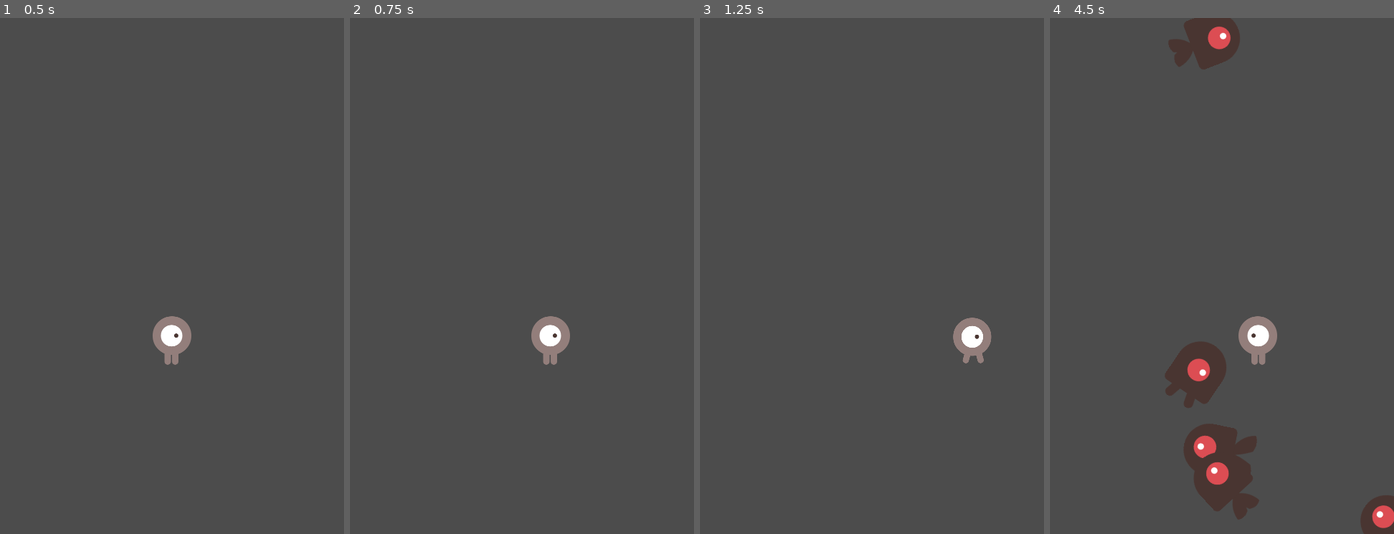
Above: before the commit, frames 1-4 (left to right).
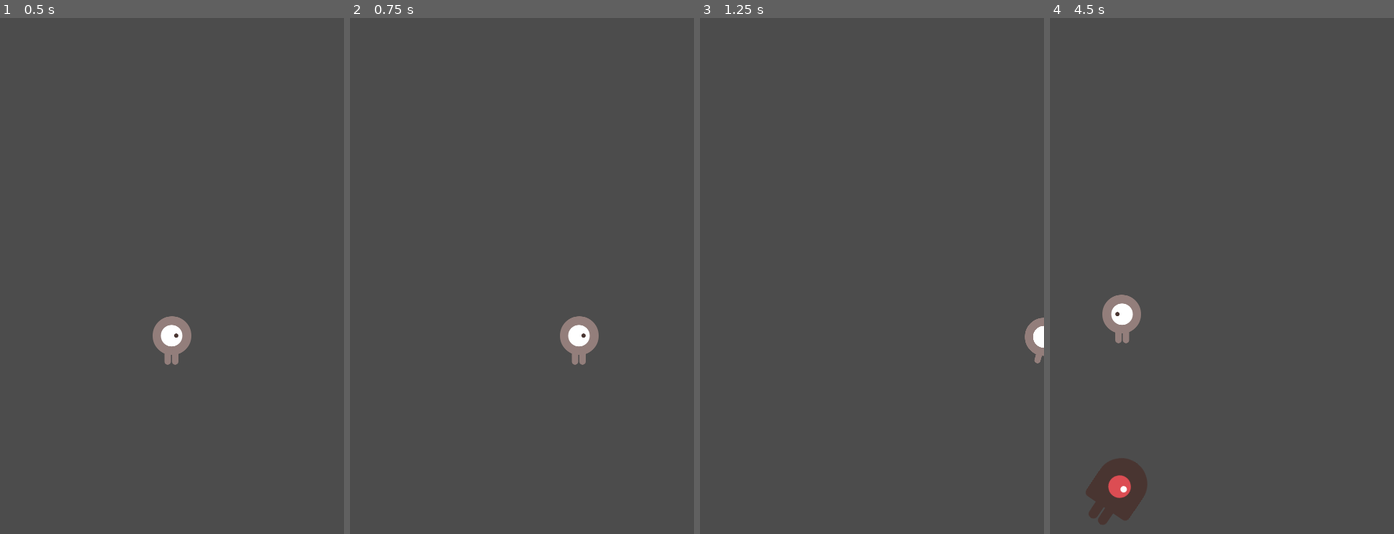
Above: after the commit, the same moments.

Repository: vibrunazo/godot-dodge
Game: Godot game, scene res://Main.tscn
Two runs of this game, one before a commit and one after it. Both use one fixed random seed, a clock stepped at 60 frames per second and the inputs below. The project has no main scene, so this scene is started directly.
Inputs:
- Up to frame 1 (0.5 s): no input
- Up to frame 2 (0.75 s): tap Enter at 0.5 s; hold Right (ui_right) from 0.53 s (still down)
- Up to frame 3 (1.25 s): keep holding Right (ui_right)
- Up to frame 4 (4.5 s): release Right (ui_right) at 1.28 s; hold Down (ui_down) 1.28-2.03 s; hold Right (ui_right) 2.03-2.78 s; hold Up (ui_up) 2.78-3.53 s; hold Left (ui_left) from 3.53 s (still down)

Frame 1 is identical in both runs. In frame 2, 1.3% of the frame differs, in the area x 52-73%, y 57-68%; in frame 3, 1.1%; in frame 4, 9.2%, in the area x 10-100%, y 0-100%.

Commit message:
adjust balance

Diff:
--- a/Main.gd
+++ b/Main.gd
@@ -32,7 +32,8 @@
 	print("score: %d" % score)
 
 func _on_MobTimer_timeout():
-	print('mob timing')
+	$MobTimer.wait_time = clamp(2 - score * 0.02, 0.4, 2)
+	print('mob timer: %f' % $MobTimer.wait_time)
 	# Choose a random location on Path2D
 	$MobPath/MobSpawnLocation.offset = randi()
 	# Create a Mob instance and add it to the scene
--- a/Main.tscn
+++ b/Main.tscn
@@ -17,7 +17,7 @@
 position = Vector2( 172, 135 )
 
 [node name="MobTimer" type="Timer" parent="."]
-wait_time = 0.5
+wait_time = 2.0
 
 [node name="ScoreTimer" type="Timer" parent="."]
 
--- a/Player.tscn
+++ b/Player.tscn
@@ -28,7 +28,6 @@
 __meta__ = {
 "_edit_group_": true
 }
-speed = 200
 
 [node name="AnimatedSprite" type="AnimatedSprite" parent="."]
 scale = Vector2( 0.5, 0.5 )
